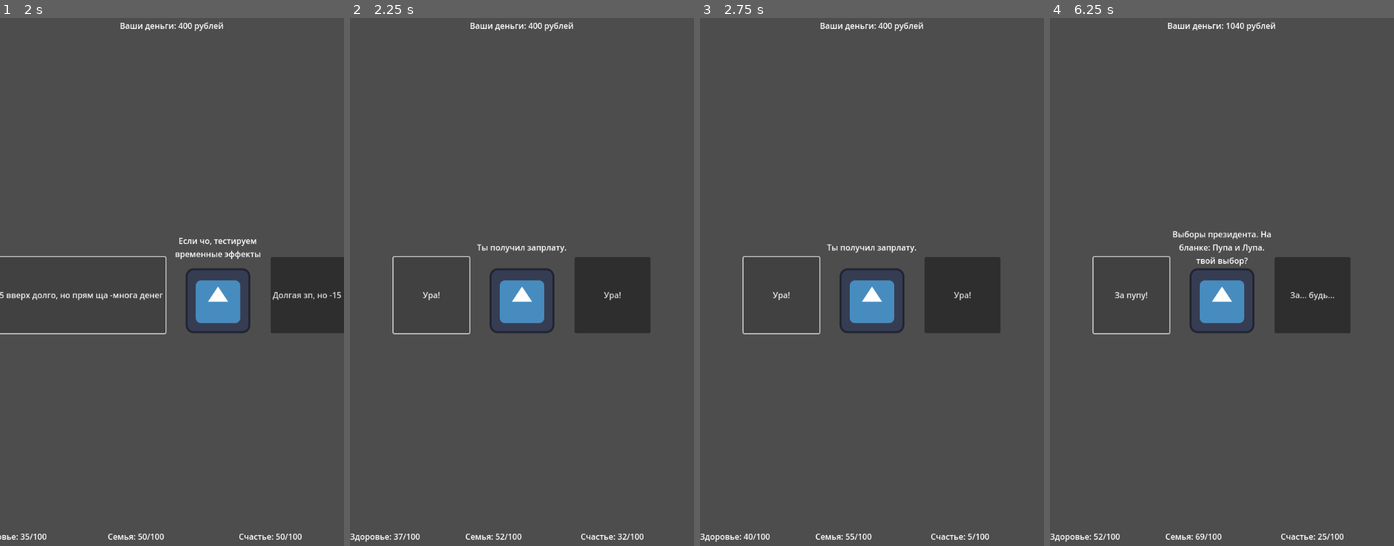
Above: before the commit, frames 1-4 (left to right).
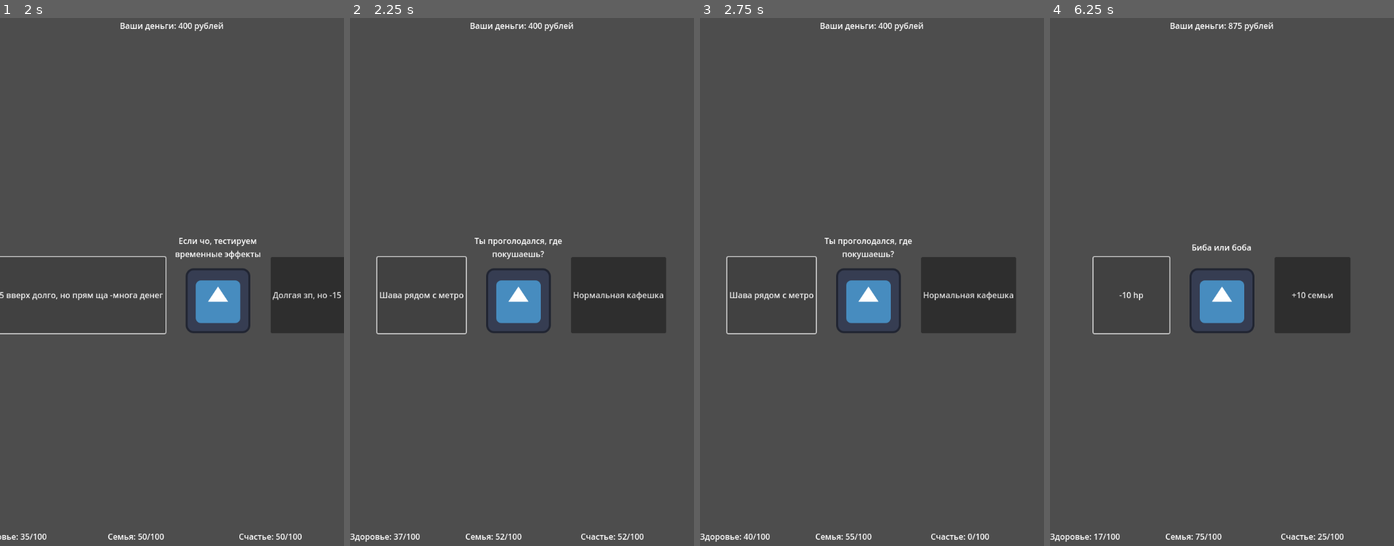
Above: after the commit, the same moments.

Repository: coca-in-a-cola/carassius
Game: Godot game, scene res://first prototype/main.tscn
Same seed, same stepped clock (60 frames per second), same inputs: the game is played once before the commit and once after it. The engine's default icon, where the game draws it, is replaced by a stand-in: a white triangle on a blue panel in a dark square.
Inputs:
- Up to frame 1 (2 s): click "Больше денег" at 0.5 s; click "Курьером" at 1.25 s
- Up to frame 2 (2.25 s): click "Всё +5 вверх долго, но прям щ…" at 2 s
- Up to frame 3 (2.75 s): no input
- Up to frame 4 (6.25 s): click "Ура!" (after the commit: "Шава рядом с метро") at 2.75 s; click "4" (after the commit: "-10 hp") at 3.5 s; click "четыре" at 4.25 s; click "Ура!" at 5 s; click "-10 hp" at 5.75 s

Frame 1 is identical in both runs. In frame 2, 2.3% of the frame differs, in the area x 7-92%, y 41-99%; in frame 3, 2.3%; in frame 4, 0.9%.

Commit message:
rewrote effects, renamed some stuff

Diff:
--- a/godot/first prototype/Cards/Hunger.tres
+++ b/godot/first prototype/Cards/Hunger.tres
@@ -1,12 +1,13 @@
 [gd_resource type="Resource" script_class="CardRes" load_steps=10 format=3 uid="uid://dfdtd7qp82cd3"]
 
-[ext_resource type="Script" uid="uid://1k8fc34xwh8h" path="res://first prototype/ResourceClasses/BasicEffect.gd" id="1_wkt5p"]
+[ext_resource type="Script" uid="uid://1k8fc34xwh8h" path="res://first prototype/ResourceClasses/BaseEffect.gd" id="1_wkt5p"]
 [ext_resource type="Script" uid="uid://bglbt362fxwyd" path="res://first prototype/ResourceClasses/ChangeStatsEffect.gd" id="2_2d65u"]
-[ext_resource type="Script" uid="uid://b3qfc0gvstbue" path="res://first prototype/ResourceClasses/card meta data.gd" id="3_16iy5"]
+[ext_resource type="Script" uid="uid://b3qfc0gvstbue" path="res://first prototype/ResourceClasses/CardMetaData.gd" id="3_16iy5"]
 
 [sub_resource type="Resource" id="Resource_anyg6"]
 script = ExtResource("2_2d65u")
 value = -25
+stat_type = null
 metadata/_custom_type_script = "uid://bglbt362fxwyd"
 
 [sub_resource type="Resource" id="Resource_64687"]
@@ -30,6 +31,7 @@
 [sub_resource type="Resource" id="Resource_p623x"]
 script = ExtResource("2_2d65u")
 value = 10
+stat_type = null
 metadata/_custom_type_script = "uid://bglbt362fxwyd"
 
 [sub_resource type="Resource" id="Resource_2d65u"]
--- a/godot/first prototype/Cards/Job.tres
+++ b/godot/first prototype/Cards/Job.tres
@@ -1,12 +1,13 @@
 [gd_resource type="Resource" script_class="CardRes" load_steps=8 format=3 uid="uid://bxny4ffbv1n4x"]
 
-[ext_resource type="Script" uid="uid://1k8fc34xwh8h" path="res://first prototype/ResourceClasses/BasicEffect.gd" id="1_ad7w0"]
+[ext_resource type="Script" uid="uid://1k8fc34xwh8h" path="res://first prototype/ResourceClasses/BaseEffect.gd" id="1_ad7w0"]
 [ext_resource type="Script" uid="uid://bglbt362fxwyd" path="res://first prototype/ResourceClasses/ChangeStatsEffect.gd" id="2_3lnbp"]
-[ext_resource type="Script" uid="uid://b3qfc0gvstbue" path="res://first prototype/ResourceClasses/card meta data.gd" id="3_t5i1t"]
+[ext_resource type="Script" uid="uid://b3qfc0gvstbue" path="res://first prototype/ResourceClasses/CardMetaData.gd" id="3_t5i1t"]
 
 [sub_resource type="Resource" id="Resource_anyg6"]
 script = ExtResource("2_3lnbp")
 value = -15
+stat_type = null
 metadata/_custom_type_script = "uid://bglbt362fxwyd"
 
 [sub_resource type="Resource" id="Resource_64687"]
--- a/godot/first prototype/Cards/Salary.tres
+++ b/godot/first prototype/Cards/Salary.tres
@@ -1,8 +1,8 @@
 [gd_resource type="Resource" script_class="CardRes" load_steps=6 format=3 uid="uid://cquktsgu8heky"]
 
-[ext_resource type="Script" uid="uid://1k8fc34xwh8h" path="res://first prototype/ResourceClasses/BasicEffect.gd" id="1_2q0k8"]
+[ext_resource type="Script" uid="uid://1k8fc34xwh8h" path="res://first prototype/ResourceClasses/BaseEffect.gd" id="1_2q0k8"]
 [ext_resource type="Script" uid="uid://bglbt362fxwyd" path="res://first prototype/ResourceClasses/ChangeStatsEffect.gd" id="2_nobcp"]
-[ext_resource type="Script" uid="uid://b3qfc0gvstbue" path="res://first prototype/ResourceClasses/card meta data.gd" id="3_kao57"]
+[ext_resource type="Script" uid="uid://b3qfc0gvstbue" path="res://first prototype/ResourceClasses/CardMetaData.gd" id="3_kao57"]
 
 [sub_resource type="Resource" id="Resource_64687"]
 script = ExtResource("2_nobcp")
--- a/godot/first prototype/Cards/TestCard.tres
+++ b/godot/first prototype/Cards/TestCard.tres
@@ -1,12 +1,13 @@
 [gd_resource type="Resource" script_class="CardRes" load_steps=8 format=3 uid="uid://bcaperrwft7r4"]
 
-[ext_resource type="Script" uid="uid://1k8fc34xwh8h" path="res://first prototype/ResourceClasses/BasicEffect.gd" id="1_64687"]
+[ext_resource type="Script" uid="uid://1k8fc34xwh8h" path="res://first prototype/ResourceClasses/BaseEffect.gd" id="1_64687"]
 [ext_resource type="Script" uid="uid://bglbt362fxwyd" path="res://first prototype/ResourceClasses/ChangeStatsEffect.gd" id="1_w4usj"]
-[ext_resource type="Script" uid="uid://b3qfc0gvstbue" path="res://first prototype/ResourceClasses/card meta data.gd" id="2_64687"]
+[ext_resource type="Script" uid="uid://b3qfc0gvstbue" path="res://first prototype/ResourceClasses/CardMetaData.gd" id="2_64687"]
 
 [sub_resource type="Resource" id="Resource_anyg6"]
 script = ExtResource("1_w4usj")
 value = -10
+stat_type = null
 metadata/_custom_type_script = "uid://bglbt362fxwyd"
 
 [sub_resource type="Resource" id="Resource_64687"]
--- a/godot/first prototype/Cards/TestCard3.tres
+++ b/godot/first prototype/Cards/TestCard3.tres
@@ -1,8 +1,8 @@
 [gd_resource type="Resource" script_class="CardRes" load_steps=9 format=3 uid="uid://b1darfg6yku4m"]
 
-[ext_resource type="Script" uid="uid://1k8fc34xwh8h" path="res://first prototype/ResourceClasses/BasicEffect.gd" id="1_jdvp1"]
+[ext_resource type="Script" uid="uid://1k8fc34xwh8h" path="res://first prototype/ResourceClasses/BaseEffect.gd" id="1_jdvp1"]
 [ext_resource type="Script" uid="uid://bglbt362fxwyd" path="res://first prototype/ResourceClasses/ChangeStatsEffect.gd" id="2_6j5q2"]
-[ext_resource type="Script" uid="uid://b3qfc0gvstbue" path="res://first prototype/ResourceClasses/card meta data.gd" id="3_cyay1"]
+[ext_resource type="Script" uid="uid://b3qfc0gvstbue" path="res://first prototype/ResourceClasses/CardMetaData.gd" id="3_cyay1"]
 
 [sub_resource type="Resource" id="Resource_anyg6"]
 script = ExtResource("2_6j5q2")
@@ -31,6 +31,7 @@
 [sub_resource type="Resource" id="Resource_ad7w0"]
 script = ExtResource("2_6j5q2")
 value = -5
+stat_type = null
 metadata/_custom_type_script = "uid://bglbt362fxwyd"
 
 [resource]
--- a/godot/first prototype/Cards/main.tres
+++ b/godot/first prototype/Cards/main.tres
@@ -1,8 +1,8 @@
 [gd_resource type="Resource" script_class="CardRes" load_steps=9 format=3 uid="uid://c67slcxx5op5y"]
 
-[ext_resource type="Script" uid="uid://1k8fc34xwh8h" path="res://first prototype/ResourceClasses/BasicEffect.gd" id="1_jmij2"]
+[ext_resource type="Script" uid="uid://1k8fc34xwh8h" path="res://first prototype/ResourceClasses/BaseEffect.gd" id="1_jmij2"]
 [ext_resource type="Script" uid="uid://bglbt362fxwyd" path="res://first prototype/ResourceClasses/ChangeStatsEffect.gd" id="2_fa6hw"]
-[ext_resource type="Script" uid="uid://b3qfc0gvstbue" path="res://first prototype/ResourceClasses/card meta data.gd" id="3_mlrym"]
+[ext_resource type="Script" uid="uid://b3qfc0gvstbue" path="res://first prototype/ResourceClasses/CardMetaData.gd" id="3_mlrym"]
 
 [sub_resource type="Resource" id="Resource_7117g"]
 script = ExtResource("2_fa6hw")
@@ -13,6 +13,7 @@
 [sub_resource type="Resource" id="Resource_sl0xp"]
 script = ExtResource("2_fa6hw")
 value = 10
+stat_type = null
 metadata/_custom_type_script = "uid://bglbt362fxwyd"
 
 [sub_resource type="Resource" id="Resource_evhl7"]
--- a/godot/first prototype/deck_controller.gd
+++ b/godot/first prototype/CardsController.gd
@@ -9,8 +9,10 @@
 @export var late_random_events : Array[CardRes]
 @export var regular_events : Array[CardRes]
 
+func set_next_card(card: CardRes):
+	current_card._card_data = card
 
-func _on_h_box_container_choice_made(__effects) -> void:
+func _on_card_system_choice_made(_effect: Array[Effect]) -> void:
 	turn += 1
 	if turn % 3 == 0:
 		set_next_card(regular_events.pick_random())
@@ -19,8 +21,3 @@
 	else:
 		set_next_card(card_meta_array[turn])
 	print(turn)
-
-
-
-func set_next_card(card: CardRes):
-	current_card._card_data = card
--- /dev/null
+++ b/godot/first prototype/EffectsController.gd
@@ -0,0 +1,14 @@
+extends Node
+
+@export var playerData: PlayerData
+
+var _effects : Array[Effect]
+
+func _on_card_system_choice_made(effects: Array[Effect]) -> void:
+	var _new_effects: Array[Effect] = []
+	_effects.append_array(effects)
+	for effect in _effects:
+		effect.apply(playerData)
+		if effect.should_repeat():
+			_new_effects.append(effect)
+	_effects = _new_effects
--- a/godot/first prototype/player_data.gd
+++ b/godot/first prototype/PlayerData.gd
@@ -1,4 +1,5 @@
 extends Node
+class_name PlayerData
 
 signal health_changed(new_health)
 var health = 50 :
@@ -34,18 +35,3 @@
 	family = 50
 	happiness = 50
 	money = 0
-
-
-
-func apply_effects(effects: Array[Effect]) -> void:
-	for effect in effects:
-		if effect is StatEffect:
-			match effect.stat_type:
-				StatEffect.StatType.HEALTH:
-					health += effect.value
-				StatEffect.StatType.FAMILY:
-					family += effect.value
-				StatEffect.StatType.HAPPINESS:
-					happiness += effect.value
-				StatEffect.StatType.MONEY:
-					money += effect.value
--- /dev/null
+++ b/godot/first prototype/ResourceClasses/BaseEffect.gd
@@ -0,0 +1,9 @@
+@abstract
+extends Resource
+class_name Effect
+
+func apply(playerData: PlayerData) -> void:
+	pass
+
+func should_repeat() -> bool:
+	return false	# default behavior: dont repeat the effect on the next turn
--- a/godot/first prototype/ResourceClasses/BasicEffect.gd
+++ /dev/null
@@ -1,3 +0,0 @@
-@abstract
-extends Resource
-class_name Effect
--- a/godot/first prototype/ResourceClasses/ChangeStatsEffect.gd
+++ b/godot/first prototype/ResourceClasses/ChangeStatsEffect.gd
@@ -10,3 +10,14 @@
 
 @export var value : int
 @export var stat_type : StatType
+
+func apply(playerData: PlayerData) -> void:
+	match stat_type:
+				StatEffect.StatType.HEALTH:
+					playerData.health += value
+				StatEffect.StatType.FAMILY:
+					playerData.family += value
+				StatEffect.StatType.HAPPINESS:
+					playerData.happiness += value
+				StatEffect.StatType.MONEY:
+					playerData.money += value
--- a/godot/first prototype/ResourceClasses/TimeEffect.gd
+++ b/godot/first prototype/ResourceClasses/TimeEffect.gd
@@ -3,3 +3,14 @@
 
 @export var duration : int
 @export var stat_effect : StatEffect
+
+var _should_repeat = true
+
+func apply(playerData: PlayerData) -> void:
+	stat_effect.apply(playerData)
+	duration -= 1
+	if duration <= 0:
+		_should_repeat = false
+
+func should_repeat() -> bool:
+	return _should_repeat
--- a/godot/first prototype/long_time_effect_system.gd
+++ /dev/null
@@ -1,24 +0,0 @@
-extends Node
-
-var time_effects : Array[TimeEffect]
-
-
-
-
-signal apply_effects(effects : Array[Effect])
-
-func _on_card_system_choice_made(effects: Array[Effect]) -> void:
-	for effect in effects:
-		if effect is TimeEffect:
-			time_effects.append(effect.duplicate())
-
-	var applying_effects : Array[Effect]
-	for i in range(len(time_effects)):
-		if i >= time_effects.size():
-			break
-		applying_effects.append(time_effects[i].stat_effect)
-		time_effects[i].duration -= 1
-		if time_effects[i].duration <= 0:
-			time_effects.pop_at(i)
-	if not applying_effects.is_empty():
-		apply_effects.emit(applying_effects)
--- a/godot/first prototype/main.tscn
+++ b/godot/first prototype/main.tscn
@@ -1,19 +1,19 @@
 [gd_scene load_steps=40 format=3 uid="uid://dbo0h46srxld5"]
 
-[ext_resource type="Script" uid="uid://bhofhx6bsyyj" path="res://first prototype/player_data.gd" id="1_qvj7q"]
+[ext_resource type="Script" uid="uid://bhofhx6bsyyj" path="res://first prototype/PlayerData.gd" id="1_qvj7q"]
 [ext_resource type="PackedScene" uid="uid://d0aqjr488e1te" path="res://first prototype/objects/card.tscn" id="2_3rryu"]
-[ext_resource type="Script" uid="uid://fvg7dim6f4cw" path="res://first prototype/deck_controller.gd" id="2_bbj7l"]
-[ext_resource type="Script" uid="uid://b3qfc0gvstbue" path="res://first prototype/ResourceClasses/card meta data.gd" id="3_n2ms6"]
+[ext_resource type="Script" uid="uid://fvg7dim6f4cw" path="res://first prototype/CardsController.gd" id="2_bbj7l"]
+[ext_resource type="Script" uid="uid://b3qfc0gvstbue" path="res://first prototype/ResourceClasses/CardMetaData.gd" id="3_n2ms6"]
 [ext_resource type="Resource" uid="uid://bcaperrwft7r4" path="res://first prototype/Cards/TestCard.tres" id="3_si4ni"]
 [ext_resource type="Resource" uid="uid://c67slcxx5op5y" path="res://first prototype/Cards/main.tres" id="4_opuq4"]
-[ext_resource type="Script" uid="uid://1k8fc34xwh8h" path="res://first prototype/ResourceClasses/BasicEffect.gd" id="4_pei0g"]
+[ext_resource type="Script" uid="uid://1k8fc34xwh8h" path="res://first prototype/ResourceClasses/BaseEffect.gd" id="4_pei0g"]
 [ext_resource type="Script" uid="uid://bglbt362fxwyd" path="res://first prototype/ResourceClasses/ChangeStatsEffect.gd" id="5_opuq4"]
 [ext_resource type="Resource" uid="uid://bxny4ffbv1n4x" path="res://first prototype/Cards/Job.tres" id="6_bajvb"]
 [ext_resource type="Script" uid="uid://citmsq7g4xycn" path="res://first prototype/ResourceClasses/TimeEffect.gd" id="7_bajvb"]
 [ext_resource type="Resource" uid="uid://b1darfg6yku4m" path="res://first prototype/Cards/TestCard3.tres" id="7_qw4h1"]
 [ext_resource type="Resource" uid="uid://dfdtd7qp82cd3" path="res://first prototype/Cards/Hunger.tres" id="9_d5e8v"]
 [ext_resource type="Resource" uid="uid://cquktsgu8heky" path="res://first prototype/Cards/Salary.tres" id="10_tlhdv"]
-[ext_resource type="Script" uid="uid://csuk31p6r5liv" path="res://first prototype/long_time_effect_system.gd" id="13_opuq4"]
+[ext_resource type="Script" uid="uid://csuk31p6r5liv" path="res://first prototype/EffectsController.gd" id="13_opuq4"]
 
 [sub_resource type="Resource" id="Resource_qw4h1"]
 script = ExtResource("5_opuq4")
@@ -206,7 +206,7 @@
 [node name="PlayerData" type="Node" parent="."]
 script = ExtResource("1_qvj7q")
 
-[node name="DeckController" type="Node" parent="." node_paths=PackedStringArray("current_card")]
+[node name="CardsController" type="Node" parent="." node_paths=PackedStringArray("current_card")]
 script = ExtResource("2_bbj7l")
 current_card = NodePath("../MarginContainer/CardSystem")
 card_meta_array = Array[ExtResource("3_n2ms6")]([ExtResource("4_opuq4"), ExtResource("6_bajvb"), SubResource("Resource_rvxpb"), SubResource("Resource_bd61p")])
@@ -259,14 +259,14 @@
 script = SubResource("GDScript_0ba0g")
 metadata/_custom_type_script = "uid://cah3b3nmtbaop"
 
-[node name="LongTimeEffectSystem" type="Node" parent="."]
+[node name="EffectsController" type="Node" parent="." node_paths=PackedStringArray("playerData")]
 script = ExtResource("13_opuq4")
+playerData = NodePath("../PlayerData")
 
 [connection signal="family_changed" from="PlayerData" to="MarginContainer/HBoxContainer2/FM" method="_on_player_data_family_changed"]
 [connection signal="happiness_changed" from="PlayerData" to="MarginContainer/HBoxContainer2/Happy" method="_on_player_data_happiness_changed"]
 [connection signal="health_changed" from="PlayerData" to="MarginContainer/HBoxContainer2/HP" method="_on_player_data_health_changed"]
 [connection signal="money_changed" from="PlayerData" to="MarginContainer/MONEY" method="_on_player_data_money_changed"]
 [connection signal="choice_made" from="MarginContainer/CardSystem" to="PlayerData" method="apply_effects"]
-[connection signal="choice_made" from="MarginContainer/CardSystem" to="DeckController" method="_on_h_box_container_choice_made"]
-[connection signal="choice_made" from="MarginContainer/CardSystem" to="LongTimeEffectSystem" method="_on_card_system_choice_made"]
-[connection signal="apply_effects" from="LongTimeEffectSystem" to="PlayerData" method="apply_effects"]
+[connection signal="choice_made" from="MarginContainer/CardSystem" to="CardsController" method="_on_card_system_choice_made"]
+[connection signal="choice_made" from="MarginContainer/CardSystem" to="EffectsController" method="_on_card_system_choice_made"]
--- a/godot/first prototype/objects/card.gd
+++ b/godot/first prototype/objects/card.gd
@@ -9,10 +9,6 @@
 		$VBoxContainer/MainText.text = value.main_text
 		_card_data = value
 
-
-
-
-
 signal choice_made(effect : Array[Effect])
 
 func _on_button_pressed() -> void:
Renamed: godot/first prototype/deck_controller.gd.uid -> godot/first prototype/CardsController.gd.uid
Renamed: godot/first prototype/long_time_effect_system.gd.uid -> godot/first prototype/EffectsController.gd.uid
Renamed: godot/first prototype/player_data.gd.uid -> godot/first prototype/PlayerData.gd.uid
Renamed: godot/first prototype/ResourceClasses/BasicEffect.gd.uid -> godot/first prototype/ResourceClasses/BaseEffect.gd.uid
Renamed: godot/first prototype/ResourceClasses/card meta data.gd -> godot/first prototype/ResourceClasses/CardMetaData.gd
Renamed: godot/first prototype/ResourceClasses/card meta data.gd.uid -> godot/first prototype/ResourceClasses/CardMetaData.gd.uid
